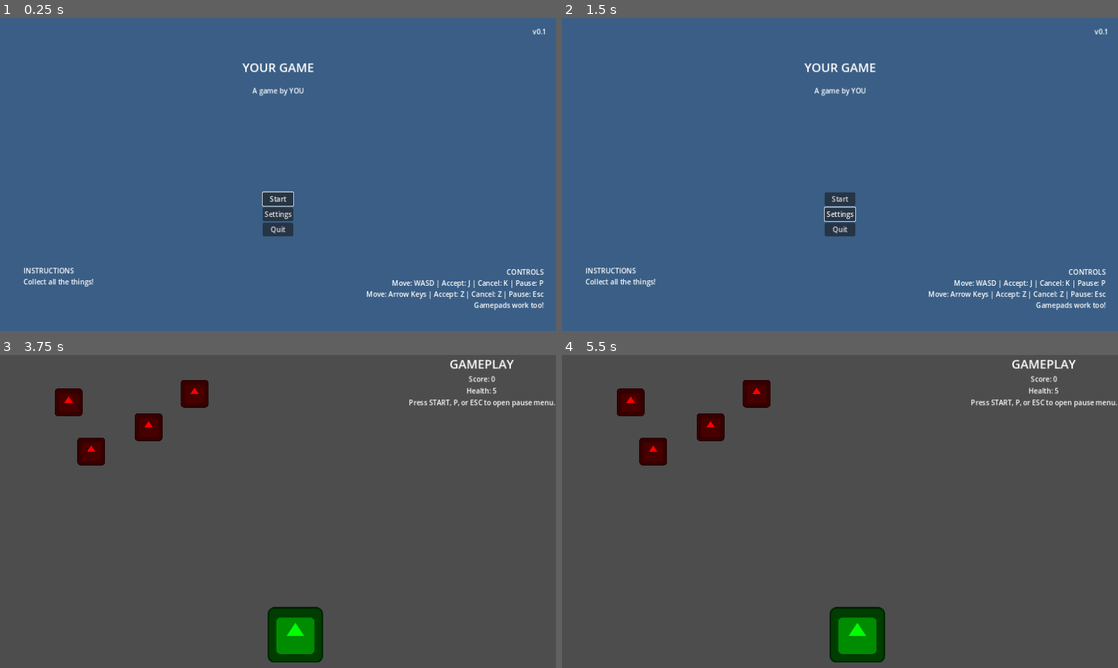
Above: before the commit, frames 1-4 (two rows, left to right).
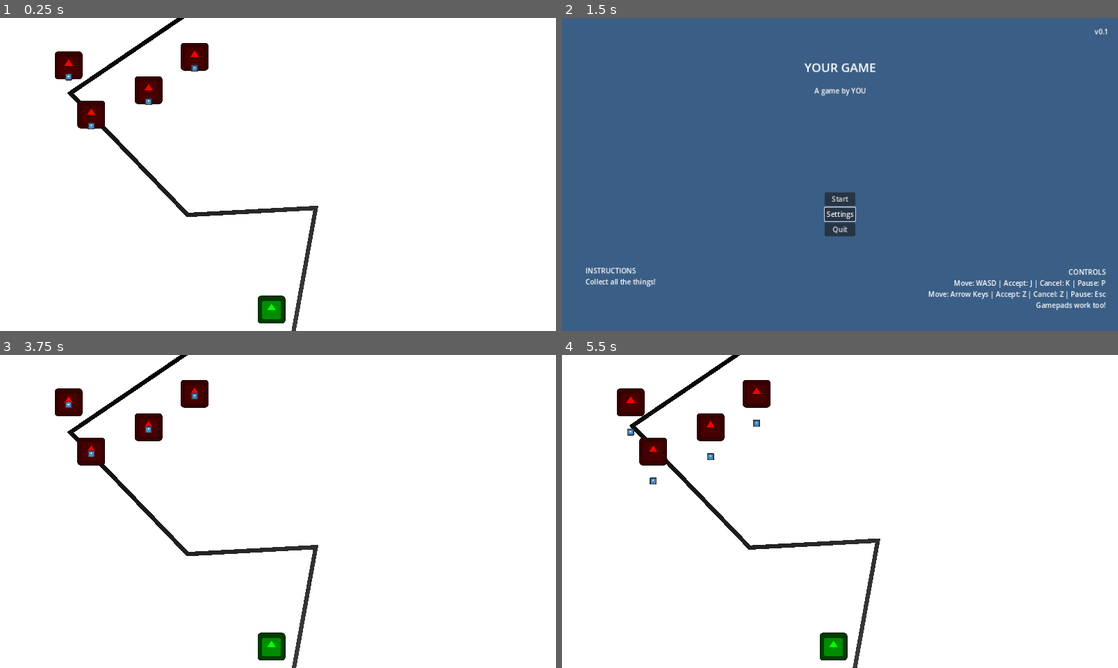
Above: after the commit, the same moments.

Repository: nathanleiby/gwj63
Game: Godot game, scene res://gameplay/gameplay.tscn
The game is run twice, just before and just after one commit, with the same random seed, the same clock (stepped at 60 frames per second) and the same inputs. Before the commit the project starts from res://main_menu/main_menu.tscn. The engine's default icon, where the game draws it, is replaced by a stand-in: a white triangle on a blue panel in a dark square.
Inputs (mouse positions are in pixels of both pictures, inside the frame that each line leads up to):
- Up to frame 1 (0.25 s): no input
- Up to frame 2 (1.5 s): click (840, 199) at 0.5 s, where only the run before the commit has a clickable "Start"; tap Enter (ui_accept) at 1.25 s; hold Right (move_right) from 1.28 s (still down); hold S (shoot) from 1.28 s (still down)
- Up to frame 3 (3.75 s): tap Enter (ui_accept) at 1.52 s; release Right (move_right) at 2.03 s; release S (shoot) at 2.03 s; hold Down (move_down) 2.03-2.75 s; tap S (shoot) at 2.1 s; click "Back" at 2.75 s; click "Start" at 3.5 s
- Up to frame 4 (5.5 s): tap Enter (ui_accept) at 4.25 s; hold Right (move_right) 4.28-5 s; hold S (shoot) 4.28-5 s; click "Start" at 5 s

The runs differ from the first frame. In frame 1, 100% of the frame differs, in the area x 0-100%, y 0-100%; in frame 2, nothing differs; in frame 3, 98%; in frame 4, 98%.

Commit message:
enemies fire bullets

Diff:
--- a/export.cfg
+++ b/export.cfg
@@ -2,5 +2,5 @@
 version="0.1"
 
 [itch]
-user="brettchalupa"
-game="godot-skeleton"
+user="nathanleiby"
+game="catfighter"
--- a/gameplay/bullet.gd
+++ b/gameplay/bullet.gd
@@ -2,18 +2,20 @@
 extends Node2D
 
 
-@export var speed := -250
+@export var speed := +250
 var target: Vector2
+var owner_type: String
 
-func start(pos: Vector2) -> void:
+func start(pos: Vector2, new_owner_type: String) -> void:
 	position = pos
+	owner_type = new_owner_type
+	if owner_type == "player":
+		speed = -250
+	else:
+		speed = 250
 
 func _physics_process(delta: float) -> void:
-	#if not target:
-	#	return
-
 	position.y += speed * delta
-
 
 
 
@@ -21,6 +23,9 @@
 	queue_free()
 
 func _on_area_entered(area: Area2D) -> void:
-	if area.is_in_group("enemies"):
-		area.explode()
+	if owner_type == "player" and area.is_in_group("enemies"):
+		area.damage(1)
 		queue_free()
+	elif owner_type != "player" and area.is_in_group("player"):
+		area.damage(1)
+		queue_free()
--- /dev/null
+++ b/gameplay/clouds.gdshader
@@ -0,0 +1,112 @@
+shader_type canvas_item;
+
+const float cloudscale = 1.1;
+const float speed = 0.03;
+const float clouddark = 0.5;
+const float cloudlight = 0.3;
+const float cloudcover = 0.2;
+const float cloudalpha = 8.0;
+const float skytint = 0.5;
+const vec3 skycolour1 = vec3(0.2, 0.4, 0.6);
+const vec3 skycolour2 = vec3(0.4, 0.7, 1.0);
+
+const mat2 m = mat2(1.6, 1.2, -1.2, 1.6);
+
+vec2 hash( vec2 p ) {
+	p = vec2(dot(p,vec2(127.1,311.7)), dot(p,vec2(269.5,183.3)));
+	return -1.0 + 2.0*fract(sin(p)*43758.5453123);
+}
+
+float noise( in vec2 p ) {
+    const float K1 = 0.366025404; // (sqrt(3)-1)/2;
+    const float K2 = 0.211324865; // (3-sqrt(3))/6;
+	vec2 i = floor(p + (p.x+p.y)*K1);
+    vec2 a = p - i + (i.x+i.y)*K2;
+    vec2 o = (a.x>a.y) ? vec2(1.0,0.0) : vec2(0.0,1.0); //vec2 of = 0.5 + 0.5*vec2(sign(a.x-a.y), sign(a.y-a.x));
+    vec2 b = a - o + K2;
+	vec2 c = a - 1.0 + 2.0*K2;
+    vec3 h = max(0.5-vec3(dot(a,a), dot(b,b), dot(c,c) ), 0.0 );
+	vec3 n = h*h*h*h*vec3( dot(a,hash(i+0.0)), dot(b,hash(i+o)), dot(c,hash(i+1.0)));
+    return dot(n, vec3(70.0));
+}
+
+float fbm(vec2 n) {
+	float total = 0.0, amplitude = 0.1;
+	for (int i = 0; i < 7; i++) {
+		total += noise(n) * amplitude;
+		n = m * n;
+		amplitude *= 0.4;
+	}
+	return total;
+}
+
+// -----------------------------------------------
+
+void mainImage( out vec4 fragColor, in vec2 fragCoord ) {
+    vec2 p = fragCoord.xy / iResolution.xy;
+	vec2 uv = p*vec2(iResolution.x/iResolution.y,1.0);
+    float time = iTime * speed;
+    float q = fbm(uv * cloudscale * 0.5);
+
+    //ridged noise shape
+	float r = 0.0;
+	uv *= cloudscale;
+    uv -= q - time;
+    float weight = 0.8;
+    for (int i=0; i<8; i++){
+		r += abs(weight*noise( uv ));
+        uv = m*uv + time;
+		weight *= 0.7;
+    }
+
+    //noise shape
+	float f = 0.0;
+    uv = p*vec2(iResolution.x/iResolution.y,1.0);
+	uv *= cloudscale;
+    uv -= q - time;
+    weight = 0.7;
+    for (int i=0; i<8; i++){
+		f += weight*noise( uv );
+        uv = m*uv + time;
+		weight *= 0.6;
+    }
+
+    f *= r + f;
+
+    //noise colour
+    float c = 0.0;
+    time = iTime * speed * 2.0;
+    uv = p*vec2(iResolution.x/iResolution.y,1.0);
+	uv *= cloudscale*2.0;
+    uv -= q - time;
+    weight = 0.4;
+    for (int i=0; i<7; i++){
+		c += weight*noise( uv );
+        uv = m*uv + time;
+		weight *= 0.6;
+    }
+
+    //noise ridge colour
+    float c1 = 0.0;
+    time = iTime * speed * 3.0;
+    uv = p*vec2(iResolution.x/iResolution.y,1.0);
+	uv *= cloudscale*3.0;
+    uv -= q - time;
+    weight = 0.4;
+    for (int i=0; i<7; i++){
+		c1 += abs(weight*noise( uv ));
+        uv = m*uv + time;
+		weight *= 0.6;
+    }
+
+    c += c1;
+
+    vec3 skycolour = mix(skycolour2, skycolour1, p.y);
+    vec3 cloudcolour = vec3(1.1, 1.1, 0.9) * clamp((clouddark + cloudlight*c), 0.0, 1.0);
+
+    f = cloudcover + cloudalpha*f*r;
+
+    vec3 result = mix(skycolour, clamp(skytint * skycolour + cloudcolour, 0.0, 1.0), clamp(f + c, 0.0, 1.0));
+
+	fragColor = vec4( result, 1.0 );
+}
--- a/gameplay/enemy.gd
+++ b/gameplay/enemy.gd
@@ -1,14 +1,42 @@
 extends Area2D
 
+@export var bullet_scene: PackedScene
 
 signal died(points: int)
 var speed: int = 150
+@export var health: int = 5
+
+var lastFired: float = -1.0
+@export var fireIntervalMs: int = 1000
+
+const SHIP_SIZE: int = 64
+const HALF_SHIP_SIZE = SHIP_SIZE/2
+
+
+func shoot():
+	var now := Time.get_ticks_msec()
+	if lastFired < 0 or (now - lastFired) > fireIntervalMs:
+		lastFired = now
+		var b: Bullet = bullet_scene.instantiate()
+		b.start(position + Vector2(0, -HALF_SHIP_SIZE), "enemy")
+		get_tree().root.add_child(b)
+
 
 func _ready() -> void:
 	pass # Replace with function body.
 
 func _process(delta: float) -> void:
-	pass
+	# move
+	# TODO
+
+	# shoot
+	shoot()
+
+func damage(amount: int):
+	health -= amount
+	# TODO: flash to indicate damage
+	if health <= 0:
+		explode()
 
 func explode():
 	speed = 0
--- a/gameplay/enemy.tscn
+++ b/gameplay/enemy.tscn
@@ -1,13 +1,15 @@
-[gd_scene load_steps=4 format=3 uid="uid://376og78ruton"]
+[gd_scene load_steps=5 format=3 uid="uid://376og78ruton"]
 
 [ext_resource type="Script" path="res://gameplay/enemy.gd" id="1_jtgac"]
 [ext_resource type="Texture2D" uid="uid://bgprycbqd2tbx" path="res://assets/icon.svg" id="1_uupdj"]
+[ext_resource type="PackedScene" uid="uid://cpmvkeuhe7l4x" path="res://gameplay/bullet.tscn" id="2_aoxon"]
 
 [sub_resource type="RectangleShape2D" id="RectangleShape2D_adb2e"]
 size = Vector2(64, 64)
 
 [node name="Enemy" type="Area2D" groups=["enemies"]]
 script = ExtResource("1_jtgac")
+bullet_scene = ExtResource("2_aoxon")
 
 [node name="Sprite2D" type="Sprite2D" parent="."]
 modulate = Color(1, 0, 0, 1)
--- /dev/null
+++ b/gameplay/enemy_bullet.tscn
@@ -0,0 +1,24 @@
+[gd_scene load_steps=4 format=3 uid="uid://kjnro3os74jv"]
+
+[ext_resource type="Script" path="res://gameplay/bullet.gd" id="1_onbyn"]
+[ext_resource type="Texture2D" uid="uid://bgprycbqd2tbx" path="res://assets/icon.svg" id="2_x0vrh"]
+
+[sub_resource type="RectangleShape2D" id="RectangleShape2D_euy7m"]
+size = Vector2(16, 16)
+
+[node name="Bullet" type="Area2D"]
+script = ExtResource("1_onbyn")
+
+[node name="Sprite2D" type="Sprite2D" parent="."]
+modulate = Color(1, 0, 0, 1)
+scale = Vector2(0.125, 0.125)
+texture = ExtResource("2_x0vrh")
+
+[node name="VisibleOnScreenNotifier2D" type="VisibleOnScreenNotifier2D" parent="."]
+rect = Rect2(-8, -8, 16, 16)
+
+[node name="CollisionShape2D" type="CollisionShape2D" parent="."]
+shape = SubResource("RectangleShape2D_euy7m")
+
+[connection signal="area_entered" from="." to="." method="_on_area_entered"]
+[connection signal="screen_exited" from="VisibleOnScreenNotifier2D" to="." method="_on_visible_on_screen_notifier_2d_screen_exited"]
--- a/gameplay/gameplay.gd
+++ b/gameplay/gameplay.gd
@@ -1,8 +1,19 @@
 extends Node2D
+
+@onready var screensize = get_viewport_rect().size
+@onready var background: ColorRect = $Background
+
+const BACKGROUND_HEIGHT := 2880 # TODO: get dynamically
 
 func _process(_delta: float) -> void:
 	if Input.is_action_pressed("ui_accept"):
 		get_tree().change_scene_to_file(Global.SCENE_MAIN_MENU)
+
+	# show vertical scroll as long as more background exists
+	if background.position.y < (BACKGROUND_HEIGHT - screensize.y):
+		background.position.y -= 1
+
+	# TODO: spawn enemies periodically
 
 func _input(event: InputEvent) -> void:
 	if event.is_action_released("pause"):
--- a/gameplay/gameplay.tscn
+++ b/gameplay/gameplay.tscn
@@ -1,13 +1,34 @@
-[gd_scene load_steps=6 format=3 uid="uid://bdnyglk1i1cxl"]
+[gd_scene load_steps=9 format=3 uid="uid://bdnyglk1i1cxl"]
 
 [ext_resource type="Script" path="res://gameplay/gameplay.gd" id="1_thqv1"]
+[ext_resource type="Shader" path="res://gameplay/clouds.gdshader" id="2_olaia"]
 [ext_resource type="PackedScene" uid="uid://cko02oljhiby" path="res://paused/paused.tscn" id="3_w8wrl"]
 [ext_resource type="PackedScene" uid="uid://cee5dna3u27jf" path="res://assets/select_sfx.tscn" id="4_7kf0b"]
 [ext_resource type="PackedScene" uid="uid://dk6avman8obfe" path="res://gameplay/player.tscn" id="4_datr5"]
 [ext_resource type="PackedScene" uid="uid://376og78ruton" path="res://gameplay/enemy.tscn" id="5_mqixb"]
 
+[sub_resource type="Gradient" id="Gradient_v8bjy"]
+
+[sub_resource type="ShaderMaterial" id="ShaderMaterial_j8uo2"]
+shader = ExtResource("2_olaia")
+
 [node name="Gameplay" type="Node2D"]
 script = ExtResource("1_thqv1")
+
+[node name="Background" type="ColorRect" parent="."]
+offset_right = 1280.0
+offset_bottom = 2880.0
+
+[node name="Line2D" type="Line2D" parent="Background"]
+position = Vector2(22, 33)
+points = PackedVector2Array(421, -36, 140, 155, 410, 435, 705, 419, 637, 796, 496, 1118, 851, 1222, 404, 1405, 212, 1622, 625, 1774, 1136, 2011, 1050, 2453, 495, 2604, 183, 2746, 610, 2841)
+gradient = SubResource("Gradient_v8bjy")
+
+[node name="BackgroundClouds" type="ColorRect" parent="."]
+visible = false
+material = SubResource("ShaderMaterial_j8uo2")
+offset_right = 1280.0
+offset_bottom = 2880.0
 
 [node name="UI" type="VFlowContainer" parent="."]
 anchors_preset = 5
@@ -56,6 +77,7 @@
 [node name="SelectSfx" parent="." instance=ExtResource("4_7kf0b")]
 
 [node name="Player" parent="." instance=ExtResource("4_datr5")]
+position = Vector2(625, 671)
 
 [node name="Enemies" type="Node2D" parent="."]
 
@@ -70,3 +92,7 @@
 
 [node name="Enemy4" parent="Enemies" instance=ExtResource("5_mqixb")]
 position = Vector2(448, 89)
+
+[node name="ParallaxBackground" type="ParallaxBackground" parent="."]
+
+[node name="ParallaxLayer" type="ParallaxLayer" parent="ParallaxBackground"]
--- a/gameplay/player.gd
+++ b/gameplay/player.gd
@@ -7,6 +7,7 @@
 
 # half of the ship size, actually
 const SHIP_SIZE: int = 64
+const HALF_SHIP_SIZE = SHIP_SIZE/2
 const BULLET_SIZE: int = 32
 
 func _process(delta: float) -> void:
@@ -14,20 +15,33 @@
 
 var lastFired: float = -1.0
 @export var fireIntervalMs: int = 200
+@export var health: int = 10
+
 
 func shoot():
 	var now := Time.get_ticks_msec()
 	if lastFired < 0 or (now - lastFired) > fireIntervalMs:
 		lastFired = now
 		var b: Bullet = bullet_scene.instantiate()
-		b.start(position + Vector2(0, -SHIP_SIZE))
+		b.start(position + Vector2(0, -HALF_SHIP_SIZE), "player")
 		get_tree().root.add_child(b)
 
 func get_input(delta: float) -> void:
 	# move
 	var input_direction = Input.get_vector("move_left", "move_right", "move_up", "move_down")
 	position += input_direction * speed * delta
-	position = position.clamp(Vector2(SHIP_SIZE, SHIP_SIZE), screensize - Vector2(SHIP_SIZE, SHIP_SIZE))
+	const boundary := Vector2(HALF_SHIP_SIZE, HALF_SHIP_SIZE)
+	position = position.clamp(boundary, screensize - boundary)
 
 	if Input.is_action_pressed("shoot"):
 		shoot()
+
+func damage(amount: int):
+	health -= amount
+	# TODO: flash to indicate damage
+	if health <= 0:
+		explode()
+
+func explode():
+	# TODO: game over or lose life
+	pass
--- a/gameplay/player.tscn
+++ b/gameplay/player.tscn
@@ -5,18 +5,17 @@
 [ext_resource type="Texture2D" uid="uid://bgprycbqd2tbx" path="res://assets/icon.svg" id="2_rjrb5"]
 
 [sub_resource type="RectangleShape2D" id="RectangleShape2D_66ud3"]
-size = Vector2(128, 128)
+size = Vector2(64, 64)
 
-[node name="Player" type="Area2D"]
+[node name="Player" type="Area2D" groups=["player"]]
 modulate = Color(0, 1, 0, 1)
-position = Vector2(680, 644)
 script = ExtResource("1_c1k46")
 bullet_scene = ExtResource("2_07iw6")
 
 [node name="Sprite2D" type="Sprite2D" parent="."]
 modulate = Color(0, 1, 0, 1)
+scale = Vector2(0.5, 0.5)
 texture = ExtResource("2_rjrb5")
 
 [node name="CollisionShape2D" type="CollisionShape2D" parent="."]
-position = Vector2(-0.5, -1)
 shape = SubResource("RectangleShape2D_66ud3")
--- a/project.godot
+++ b/project.godot
@@ -12,7 +12,7 @@
 
 config/name="GWJ 63"
 config/description="[Add your description here!]"
-run/main_scene="res://main_menu/main_menu.tscn"
+run/main_scene="res://gameplay/gameplay.tscn"
 config/features=PackedStringArray("4.1", "Mobile")
 config/icon="res://assets/icon.svg"
 
@@ -86,26 +86,31 @@
 move_left={
 "deadzone": 0.5,
 "events": [Object(InputEventKey,"resource_local_to_scene":false,"resource_name":"","device":-1,"window_id":0,"alt_press …(182 unchanged characters)…
+, Object(InputEventJoypadMotion,"resource_local_to_scene":false,"resource_name":"","device":-1,"axis":0,"axis_value":-1.0,"script":null)
 ]
 }
 move_right={
 "deadzone": 0.5,
 "events": [Object(InputEventKey,"resource_local_to_scene":false,"resource_name":"","device":-1,"window_id":0,"alt_press …(182 unchanged characters)…
+, Object(InputEventJoypadMotion,"resource_local_to_scene":false,"resource_name":"","device":-1,"axis":0,"axis_value":1.0,"script":null)
 ]
 }
 move_up={
 "deadzone": 0.5,
 "events": [Object(InputEventKey,"resource_local_to_scene":false,"resource_name":"","device":-1,"window_id":0,"alt_press …(182 unchanged characters)…
+, Object(InputEventJoypadMotion,"resource_local_to_scene":false,"resource_name":"","device":-1,"axis":1,"axis_value":-1.0,"script":null)
 ]
 }
 move_down={
 "deadzone": 0.5,
 "events": [Object(InputEventKey,"resource_local_to_scene":false,"resource_name":"","device":-1,"window_id":0,"alt_press …(182 unchanged characters)…
+, Object(InputEventJoypadMotion,"resource_local_to_scene":false,"resource_name":"","device":-1,"axis":1,"axis_value":1.0,"script":null)
 ]
 }
 shoot={
 "deadzone": 0.5,
 "events": [Object(InputEventKey,"resource_local_to_scene":false,"resource_name":"","device":-1,"window_id":0,"alt_pressed":false,"shift_pressed":false,"ctrl_pressed":false,"meta_pressed":false,"pressed":false,"keycode":0,"physical_keycode":83,"key_label":0,"unicode":115,"echo":false,"script":null)
+, Object(InputEventJoypadButton,"resource_local_to_scene":false,"resource_name":"","device":-1,"button_index":0,"pressure":0.0,"pressed":false,"script":null)
 ]
 }
 
Not shown, changed: .gitignore
Not shown, added: TODO.md
